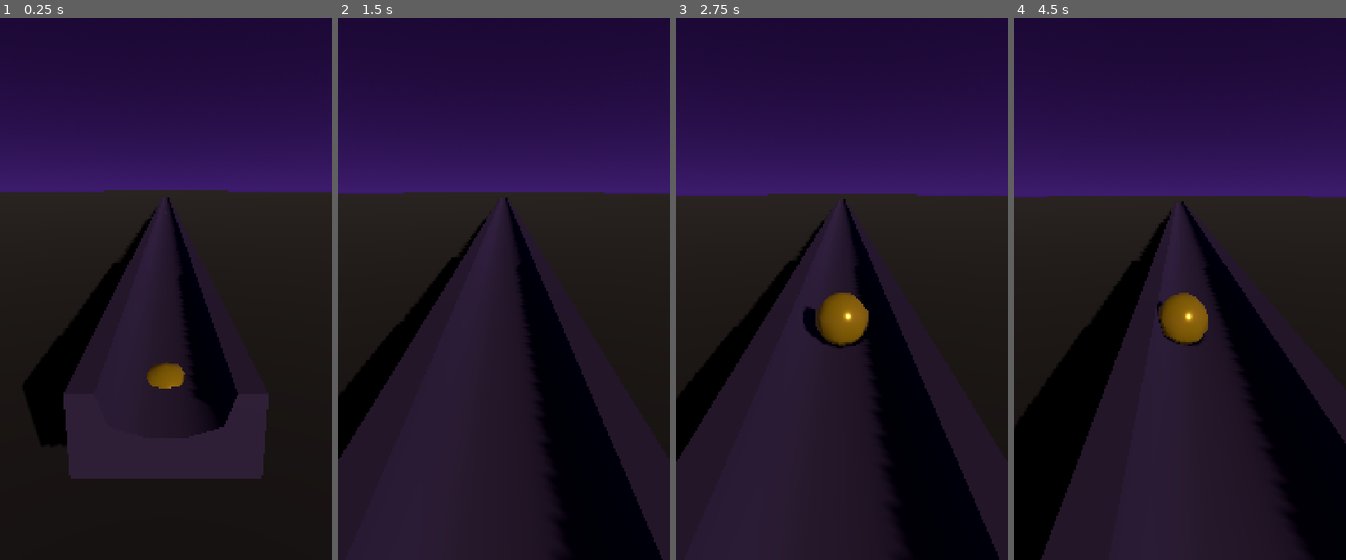
Above: before the commit, frames 1-4 (left to right).
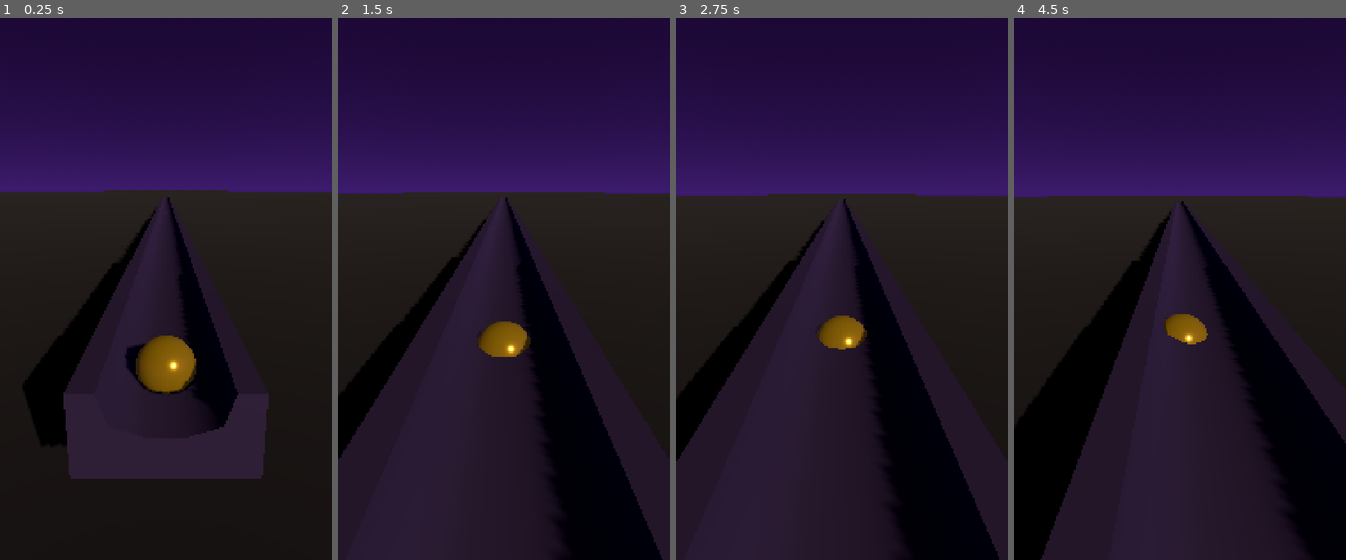
Above: after the commit, the same moments.

Repository: Ebrahassad/marble-rush
Game: Godot game, scene res://scenes/Main.tscn
Two runs of this game, one before a commit and one after it. Both use one fixed random seed, a clock stepped at 60 frames per second and the inputs below.
Inputs (mouse positions are in pixels of both pictures, inside the frame that each line leads up to):
- Up to frame 1 (0.25 s): no input
- Up to frame 2 (1.5 s): move the mouse to (577, 234) at 0.52 s; click (577, 234) at 0.67 s; drag from (437, 294) to (487, 381) at 1.27 s
- Up to frame 3 (2.75 s): move the mouse to (875, 137) at 2.02 s; click (875, 137) at 2.17 s
- Up to frame 4 (4.5 s): drag from (1163, 381) to (1080, 175) at 2.77 s; move the mouse to (1279, 354) at 3.52 s; click (1279, 354) at 3.67 s; drag from (1080, 175) to (1130, 115) at 4.27 s

The runs differ from the first frame. In frame 1, 1.4% of the frame differs, in the area x 37-60%, y 58-70%; in frame 2, 0.8%; in frame 3, 1.2%; in frame 4, 0.8%.

Commit message:
Replace low-poly ball model with a perfectly smooth procedural sphere, exactly matching collision

Diff:
--- a/scenes/Ball.tscn
+++ b/scenes/Ball.tscn
@@ -1,7 +1,10 @@
 [gd_scene load_steps=5 format=3]
 
-[ext_resource type="PackedScene" path="res://assets/ball/marble-low.glb" id="1"]
-[ext_resource type="Script" path="res://scripts/ball_controller.gd" id="2"]
+[ext_resource type="Script" path="res://scripts/ball_controller.gd" id="1"]
+
+[sub_resource type="SphereMesh" id="SphereMesh_1"]
+radius = 0.44
+height = 0.88
 
 [sub_resource type="SphereShape3D" id="SphereShape3D_1"]
 radius = 0.44
@@ -15,10 +18,10 @@
 contact_monitor = true
 max_contacts_reported = 4
 physics_material_override = SubResource("PhysicsMaterial_1")
-script = ExtResource("2")
+script = ExtResource("1")
 
-[node name="Model" parent="." instance=ExtResource("1")]
-transform = Transform3D(2.2, 0, 0, 0, 2.2, 0, 0, 0, 2.2, 0, -0.44, 0)
+[node name="Model" type="MeshInstance3D" parent="."]
+mesh = SubResource("SphereMesh_1")
 
 [node name="CollisionShape3D" type="CollisionShape3D" parent="."]
 shape = SubResource("SphereShape3D_1")
